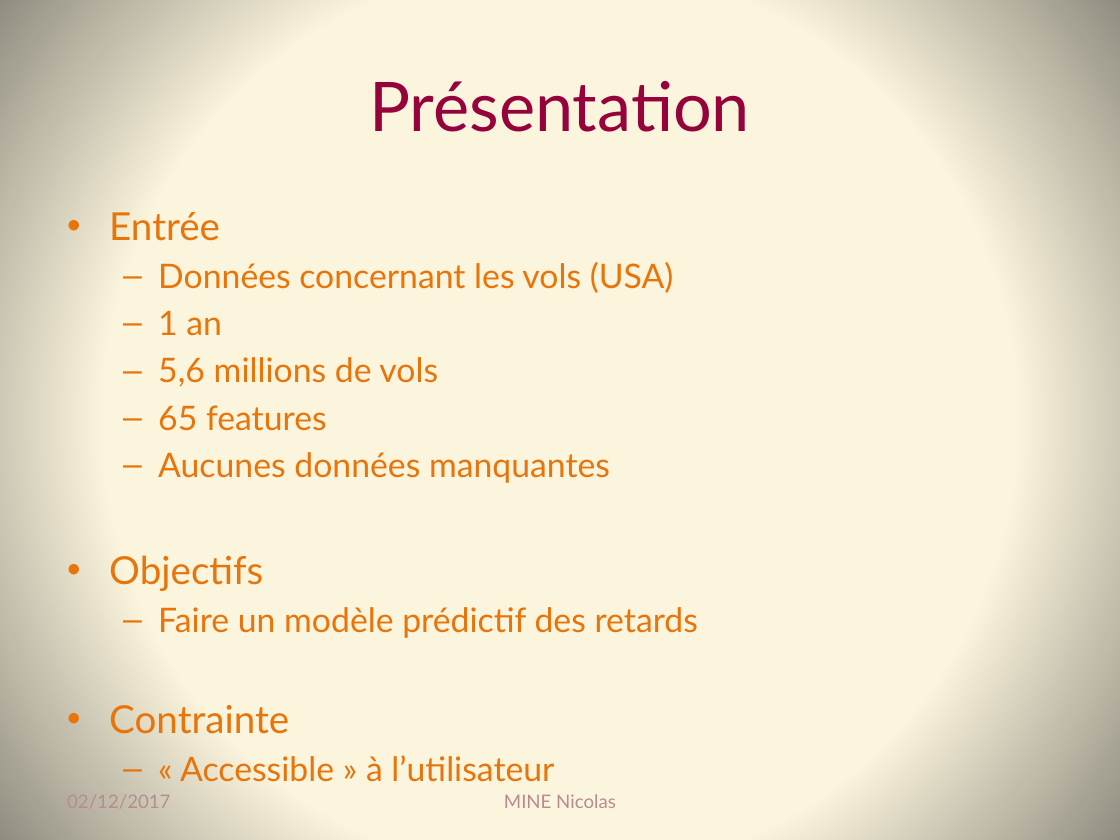
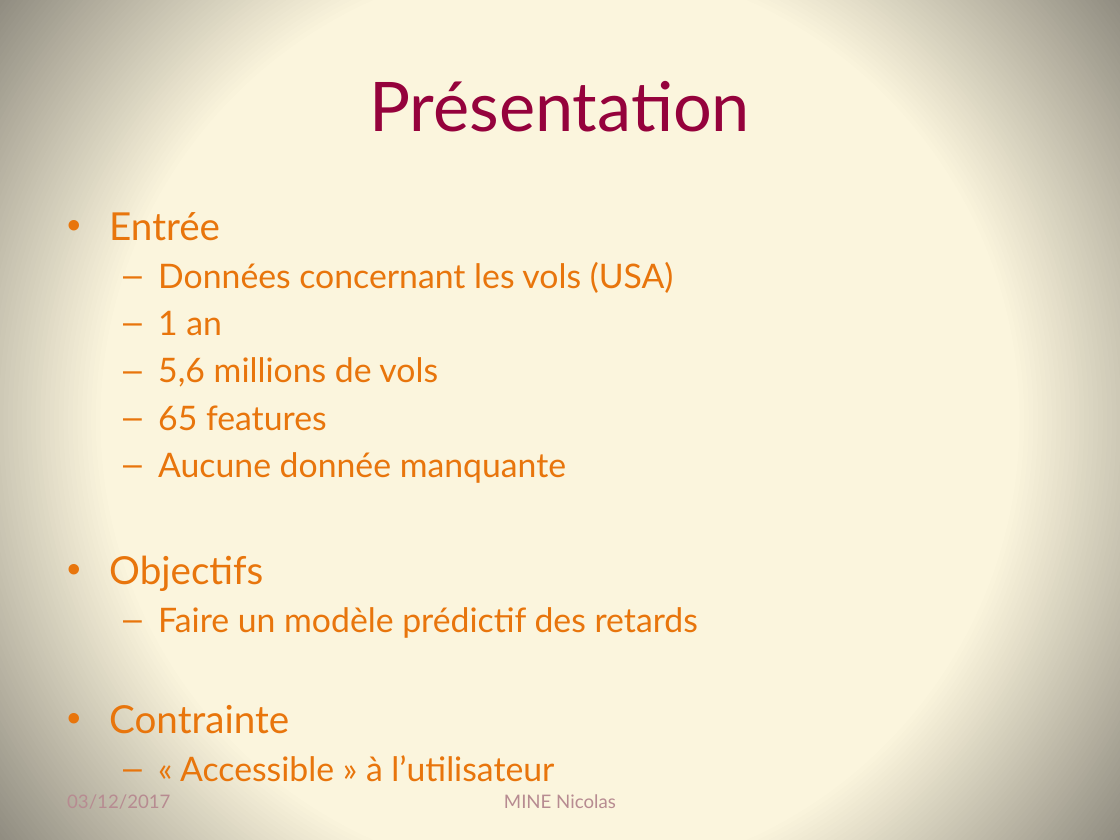
Before and after one commit to Coni63/OC_DS, a slide deck: slide 3 of P4/Presentation-projet_4.pptx. Drawn at 1120x840 pixels with LibreOffice and Linux fonts; fonts in the diff are those of the drawing. Boxes give left, top, right and bottom in pixels: in the first picture for what was removed or moved away, otherwise in the second. Text is boxed around its words. In the diff, an @@ line names an element or a change of style, - is before the commit and + after.

```diff
--- a/P4/Presentation-projet_4.pptx
+++ b/P4/Presentation-projet_4.pptx
@@ text at bbox=[158, 452, 566, 483]: text changed @@
-  – Aucunes données manquantes
+  – Aucune donnée manquante
@@ text at bbox=[67, 795, 170, 808]: text changed @@
-02/12/2017
+03/12/2017
```
Also in this commit, not shown: 36 other slides changed, 2 slides added, 14 other files.
